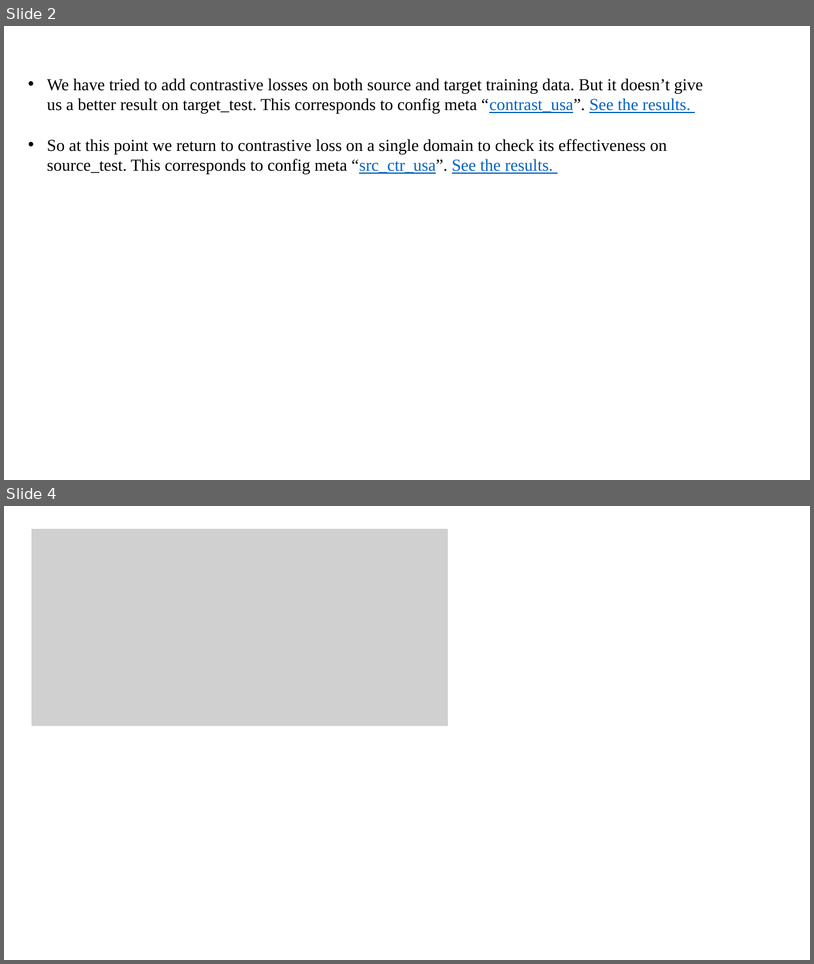
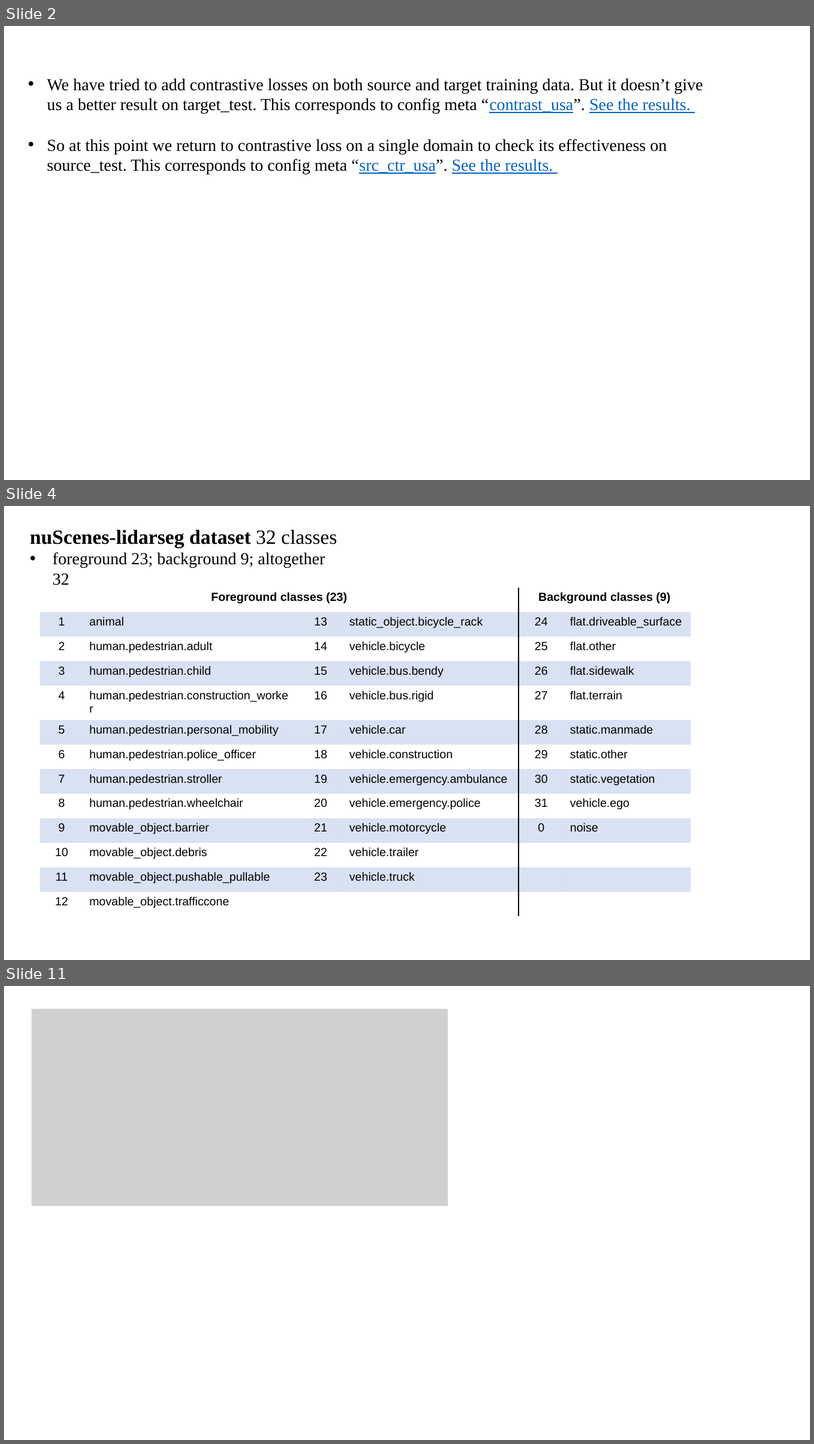
Before and after one commit to XYHC-MMDA/Multi-modal-Multi-task-DA, a slide deck: demo/latest.pptx. Shown one above the other, each under a label of ours: slides 2 and 4 before the commit, slides 2, 4 and 11 after it; the slides between them are not shown. The pictures are 814x964 and 814x1444 pixels, drawn with LibreOffice and Linux fonts; fonts in the diff are those of the drawing; grey boxes stand for pictures. Boxes give left, top, right and bottom in pixels: in the first picture for what was removed or moved away, otherwise in the second. Text is boxed around its words. In the diff, an @@ line names an element or a change of style, - is before the commit and + after.

```diff
--- a/demo/latest.pptx
+++ b/demo/latest.pptx
@@ slide 4 added at <box>4,506,810,960</box>, background #FFFFFF @@
@@ text added at <box>30,529,337,568</box>, 20 pt, text #000000 @@
+nuScenes-lidarseg dataset 32 classes
+• foreground 23; background 9; altogether 32
@@ table added at <box>39,588,690,910</box>, 13 rows, 6 columns @@
+Foreground classes (23) |  |  |  | Background classes (9) | 
+1 | animal | 13 | static_object.bicycle_rack | 24 | flat.driveable_surface
+2 | human.pedestrian.adult | 14 | vehicle.bicycle | 25 | flat.other
+3 | human.pedestrian.child | 15 | vehicle.bus.bendy | 26 | flat.sidewalk
+4 | human.pedestrian.construction_worker | 16 | vehicle.bus.rigid | 27 | flat.terrain
+5 | human.pedestrian.personal_mobility | 17 | vehicle.car | 28 | static.manmade
+6 | human.pedestrian.police_officer | 18 | vehicle.construction | 29 | static.other
+7 | human.pedestrian.stroller | 19 | vehicle.emergency.ambulance | 30 | static.vegetation
+8 | human.pedestrian.wheelchair | 20 | vehicle.emergency.police | 31 | vehicle.ego
+9 | movable_object.barrier | 21 | vehicle.motorcycle | 0 | noise
+10 | movable_object.debris | 22 | vehicle.trailer |  | 
+11 | movable_object.pushable_pullable | 23 | vehicle.truck |  | 
+12 | movable_object.trafficcone |  |  |  | 
@@ what was slide 4 is now slide 11 @@
```
Also in this commit, not shown: 2 slides changed, 9 other slides added, 6 other files.
